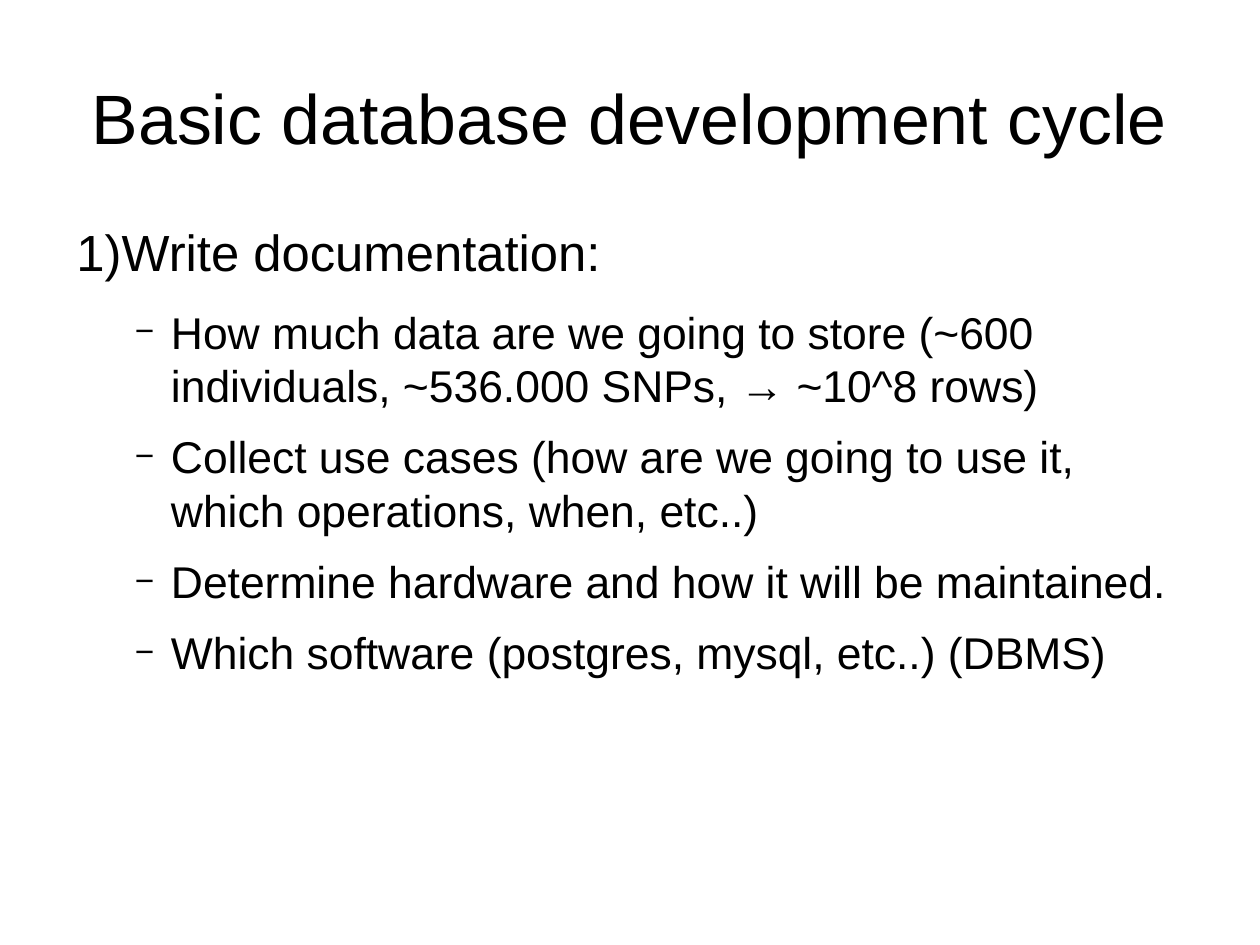
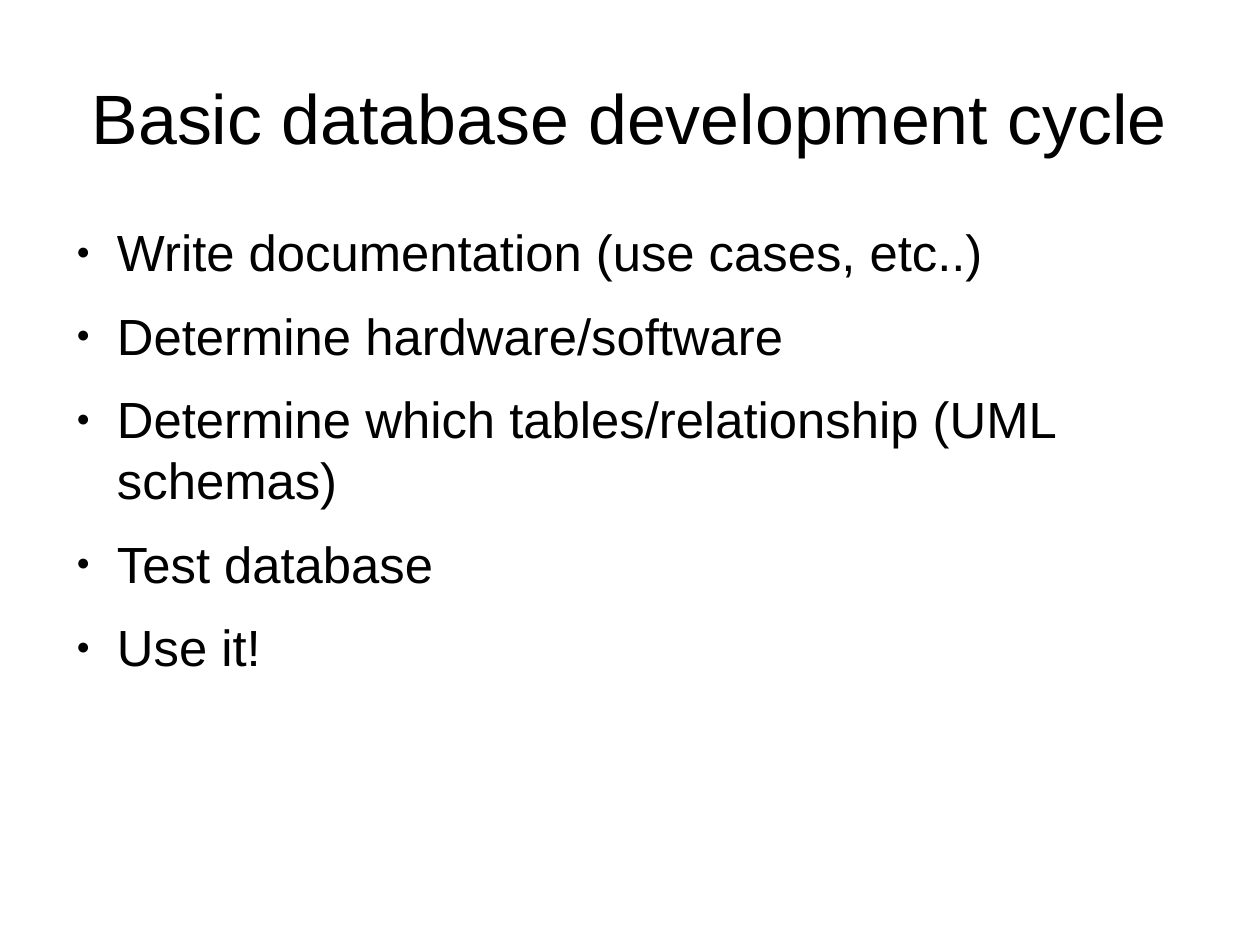
Before and after one commit to dalloliogm/snps-database, a slide deck: slide 1 of HGDP database/docs/Slides/database for hgdp.odp. Drawn at 1260x945 pixels with LibreOffice and Linux fonts; fonts in the diff are those of the drawing. Boxes give left, top, right and bottom in pixels: in the first picture for what was removed or moved away, otherwise in the second. Text is boxed around its words. In the diff, an @@ line names an element or a change of style, - is before the commit and + after.

```diff
--- a/HGDP database/docs/Slides/database for hgdp.odp
+++ b/HGDP database/docs/Slides/database for hgdp.odp
@@ text at bbox=[117, 234, 1057, 667]: text changed; size 28 to 32 pt @@
-1) Write documentation:
-  − How much data are we going to store (~600 individuals, ~536.000 SNPs, → ~10^8 rows)
-  − Collect use cases (how are we going to use it, which operations, when, etc..)
-  − Determine hardware and how it will be maintained.
-  − Which software (postgres, mysql, etc..) (DBMS)
+● Write documentation (use cases, etc..)
+● Determine hardware/software
+● Determine which tables/relationship (UML schemas)
+● Test database
+● Use it!
```
Also in this commit, not shown: 5 slides added, 2 slides removed, 2 other files.
